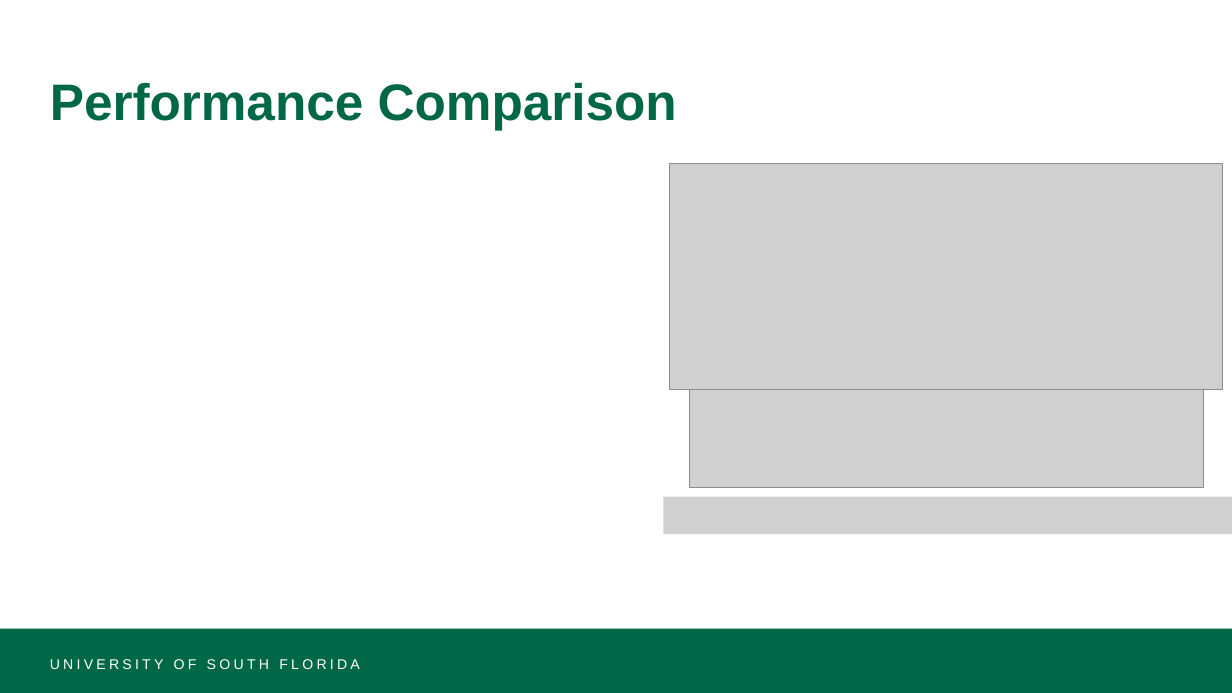
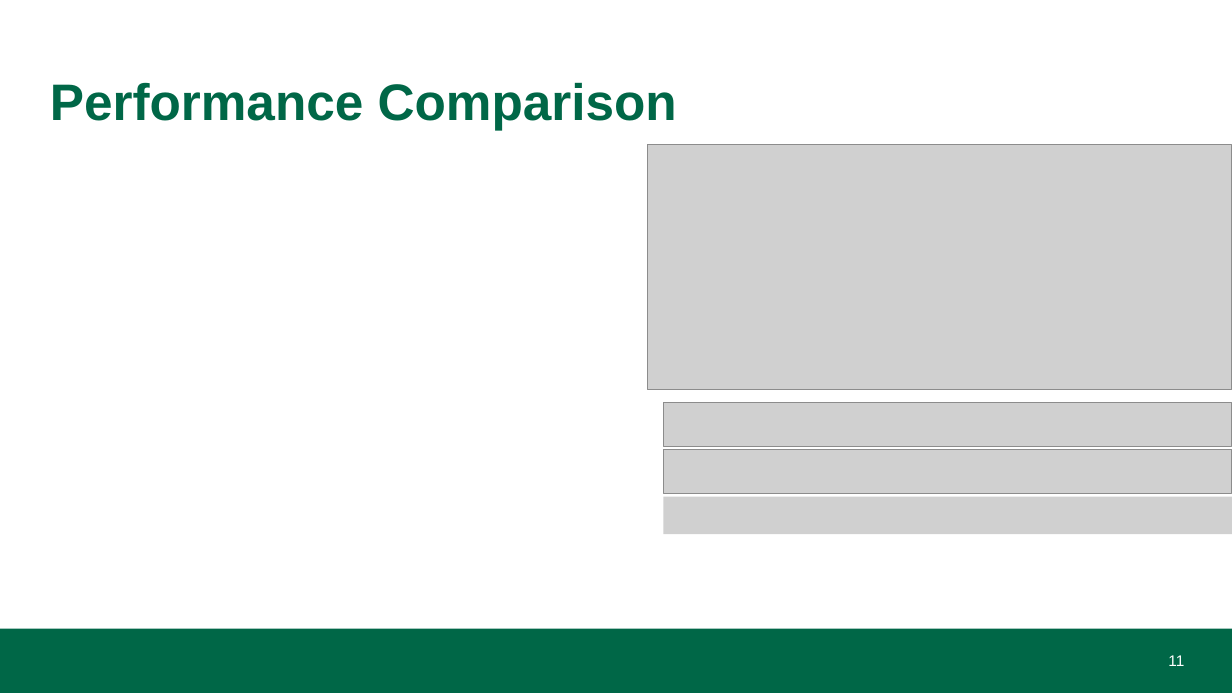
Before and after one commit to KS-AO-HUB/OS-Group-Project, a slide deck: slide 11 of catalan.pptx (slide 10 before the commit). Drawn at 1232x693 pixels with LibreOffice and Linux fonts; fonts in the diff are those of the drawing; grey boxes stand for pictures. Boxes give left, top, right and bottom in pixels: in the first picture for what was removed or moved away, otherwise in the second. Text is boxed around its words. In the diff, an @@ line names an element or a change of style, - is before the commit and + after.

```diff
--- a/catalan.pptx
+++ b/catalan.pptx
@@ picture resized from (x1=670, y1=164, x2=1223, y2=390) to (x1=648, y1=145, x2=1232, y2=390) @@
@@ picture added at (x1=664, y1=403, x2=1232, y2=446) @@
@@ picture removed at (x1=689, y1=390, x2=1203, y2=487) @@
@@ picture added at (x1=664, y1=449, x2=1232, y2=493) @@
@@ text removed at (x1=50, y1=659, x2=359, y2=669) @@
-UNIVERSITY OF SOUTH FLORIDA
@@ page number added at (x1=1168, y1=655, x2=1184, y2=666), 12 pt, text #FFFFFF @@
+11
```
Also in this commit, not shown: 7 other slides changed, 4 slides added, 2 slides removed, 1 other file.
